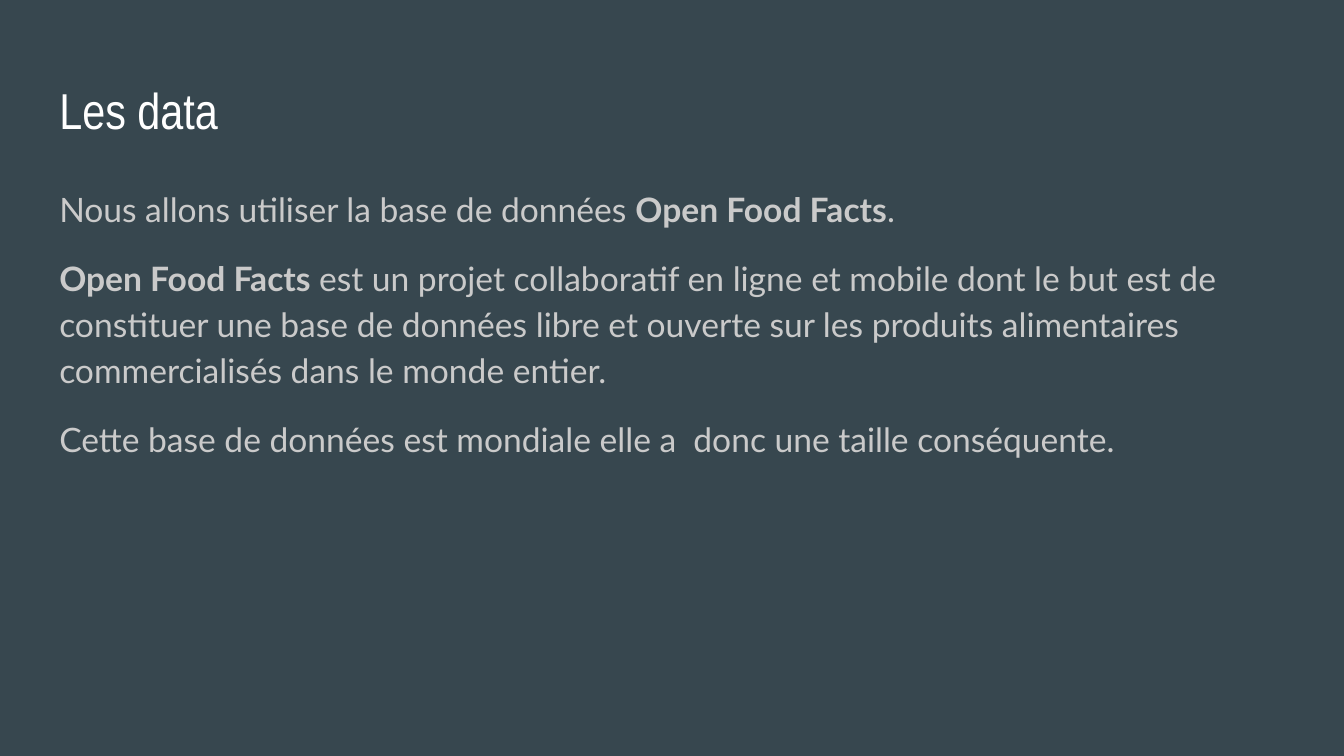
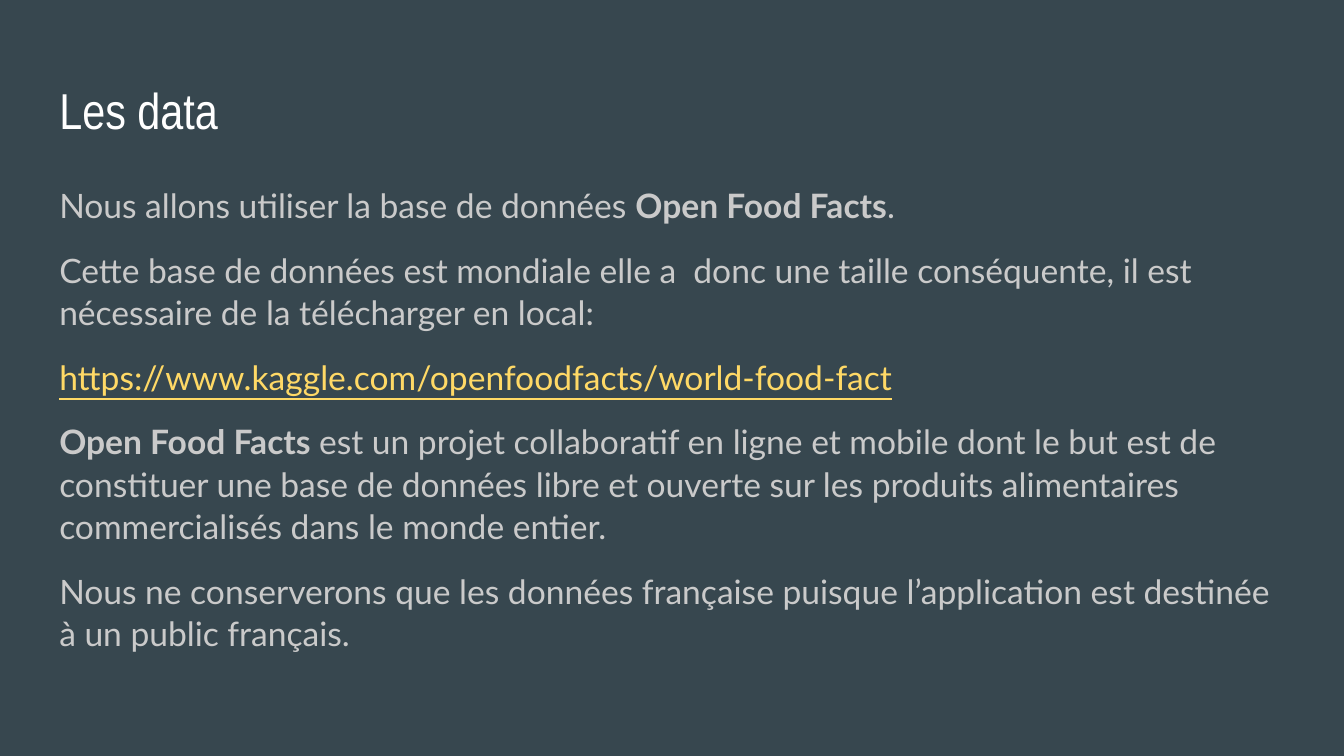
Before and after one commit to MarieDeSmedt/FoodFlix, a slide deck: slide 5 of FOODFLIX.pptx. Drawn at 1344x756 pixels with LibreOffice and Linux fonts; fonts in the diff are those of the drawing. Boxes give left, top, right and bottom in pixels: in the first picture for what was removed or moved away, otherwise in the second. Text is boxed around its words. In the diff, an @@ line names an element or a change of style, - is before the commit and + after.

```diff
--- a/FOODFLIX.pptx
+++ b/FOODFLIX.pptx
@@ text at [59,193,1216,539]: line spacing 1.15 to 1.05 @@
@@ text at [59,258,1191,396]: paragraphs added @@
+Cette base de données est mondiale elle a donc une taille conséquente, il est nécessaire de la télécharger en local:
+https://www.kaggle.com/openfoodfacts/world-food-fact
@@ text at [59,578,1270,652]: text changed @@
-Cette base de données est mondiale elle a donc une taille conséquente.
+Nous ne conserverons que les données française puisque l’application est destinée à un public français.
```
Also in this commit, not shown: 1 other slide changed, 1 slide added.
